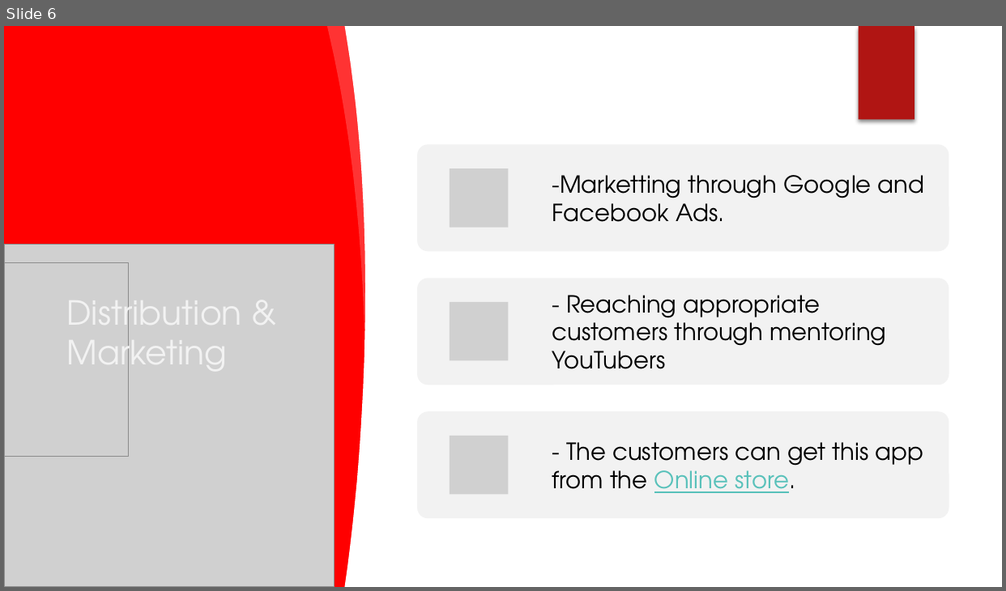
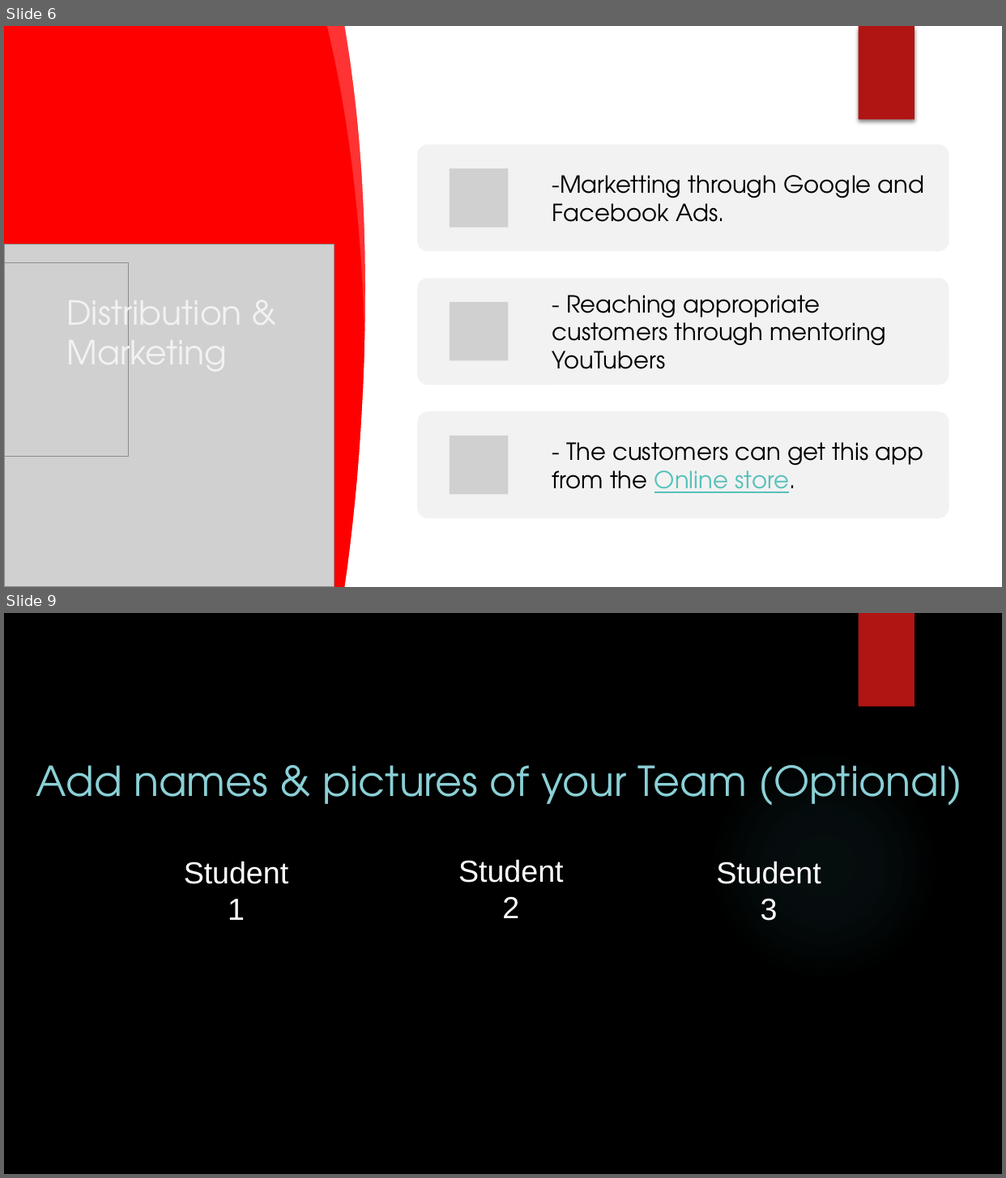
Before and after one commit to sagarsaurabhssnl/ATTENDANCE-APP, a slide deck: pitching.pptx. Shown one above the other, each under a label of ours: slide 6 before the commit, slides 6 and 9 after it; the slides between them are not shown. The pictures are 1006x591 and 1006x1178 pixels, drawn with LibreOffice and Linux fonts; fonts in the diff are those of the drawing; grey boxes stand for pictures; background and template pictures are left out. Boxes give left, top, right and bottom in pixels: in the first picture for what was removed or moved away, otherwise in the second. Text is boxed around its words. In the diff, an @@ line names an element or a change of style, - is before the commit and + after.

```diff
--- a/pitching.pptx
+++ b/pitching.pptx
@@ slide 9 added at bbox=[4, 613, 1002, 1174], background picture (left out) @@
@@ rectangle added at bbox=[859, 613, 914, 707], fill #B01513 @@
@@ ellipse added at bbox=[709, 751, 939, 982], fill gradient #50B9C1 @@
@@ text added at bbox=[36, 765, 962, 806], 29.7 pt, text #8AD0D6 @@
+Add names & pictures of your Team (Optional)
@@ text added at bbox=[184, 861, 288, 920], 22 pt, text #FFFFFF @@
+Student 1
@@ text added at bbox=[458, 859, 563, 918], 22 pt, text #FFFFFF @@
+Student 2
@@ text added at bbox=[716, 861, 820, 921], 22 pt, text #FFFFFF @@
+Student 3
@@ text added at bbox=[220, 1030, 400, 1062], 22 pt, text #000000, bold @@
+Mentor
@@ text added at bbox=[650, 1035, 801, 1067], 22 pt, text #000000, bold @@
+Teacher
```
Also in this commit, not shown: 8 slides changed.
